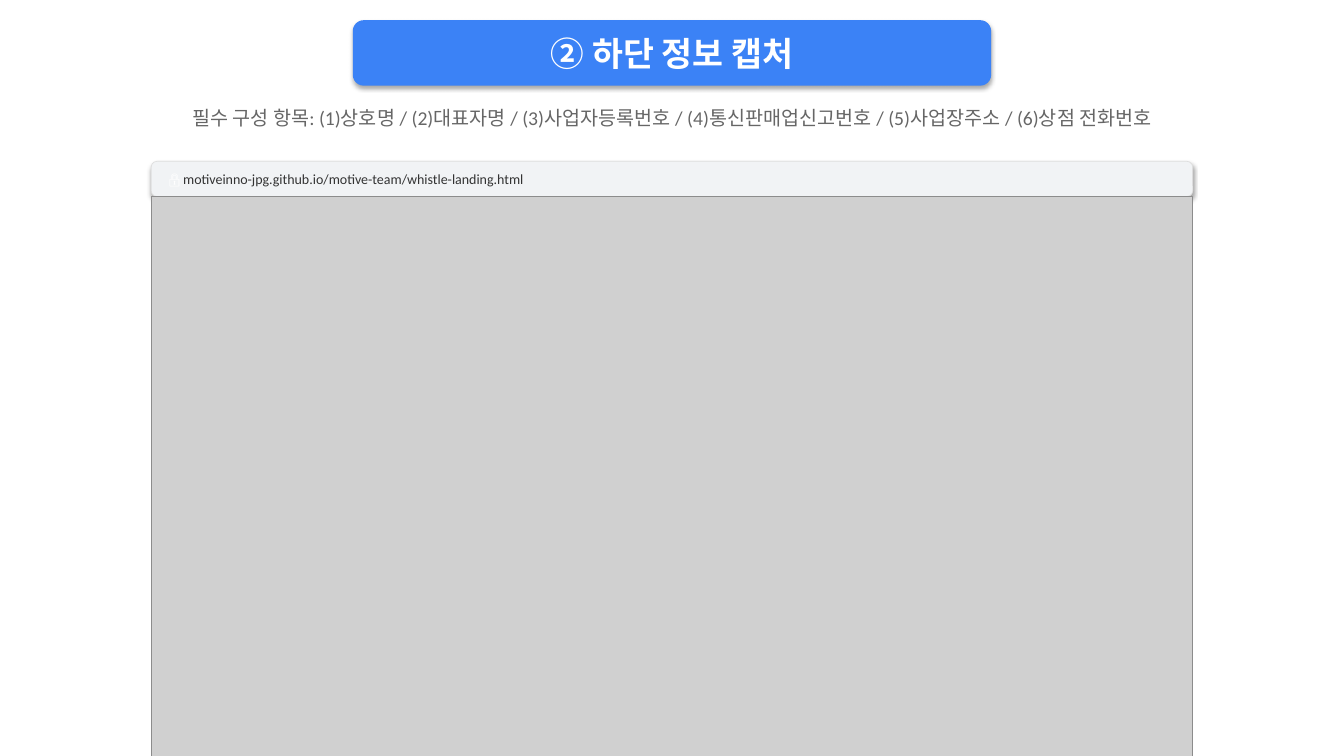
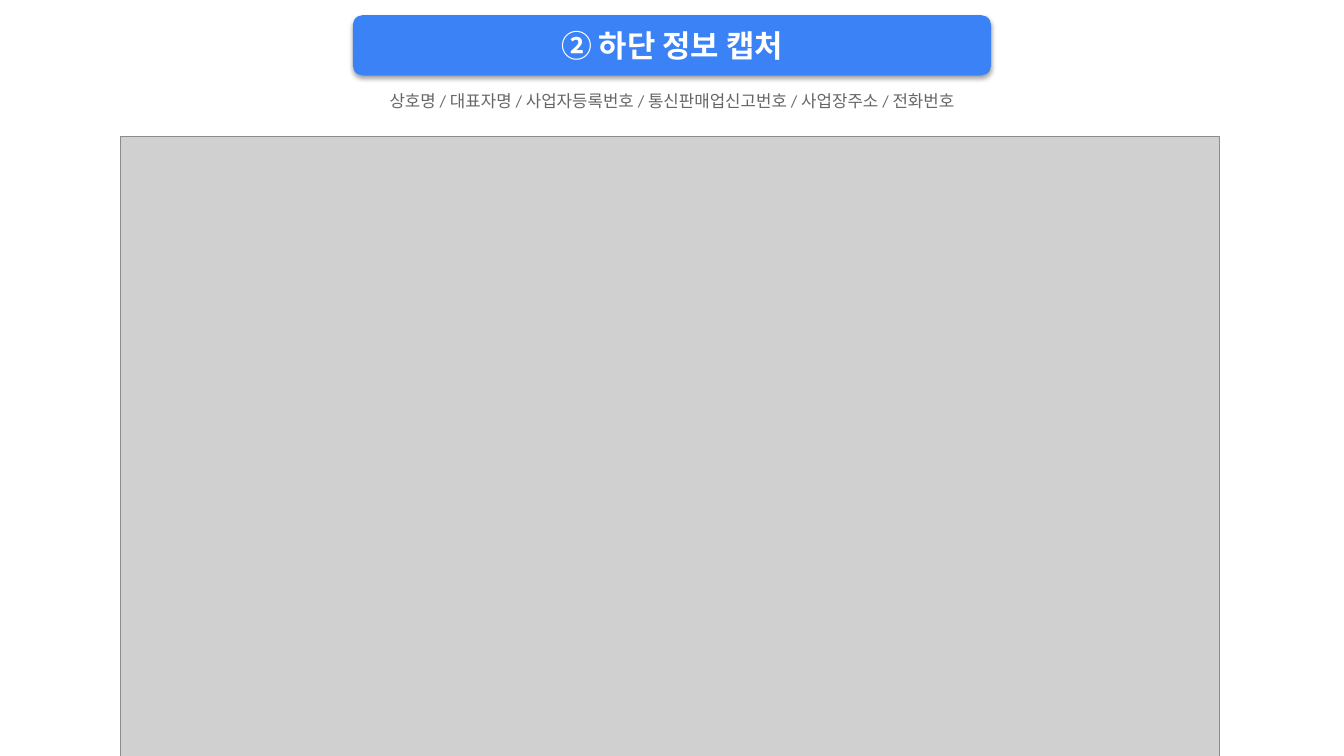
Before and after one commit to motiveinno-jpg/motive-team, a slide deck: slide 2 of whistle-ai-payment-path.pptx. Drawn at 1344x756 pixels with LibreOffice and Linux fonts; fonts in the diff are those of the drawing; grey boxes stand for pictures. Boxes give left, top, right and bottom in pixels: in the first picture for what was removed or moved away, otherwise in the second. Text is boxed around its words. In the diff, an @@ line names an element or a change of style, - is before the commit and + after.

```diff
--- a/whistle-ai-payment-path.pptx
+++ b/whistle-ai-payment-path.pptx
@@ rounded rectangle "② 하단 정보 캡처": place and size @@
-rounded rectangle "② 하단 정보 캡처" at box(353, 20, 991, 86)
+rounded rectangle "② 하단 정보 캡처" at box(353, 15, 991, 76)
@@ rounded rectangle "② 하단 정보 캡처" at box(353, 15, 991, 76): size 24 to 22 pt @@
@@ text at box(390, 93, 955, 109): text changed; size 14 to 12 pt @@
-필수 구성 항목: (1)상호명 / (2)대표자명 / (3)사업자등록번호 / (4)통신판매업신고번호 / (5)사업장주소 / (6)상점 전화번호
+상호명 / 대표자명 / 사업자등록번호 / 통신판매업신고번호 / 사업장주소 / 전화번호
@@ picture: place and size @@
-picture at box(151, 197, 1193, 756)
+picture at box(121, 136, 1220, 756)
@@ rounded rectangle removed at box(151, 161, 1193, 197) @@
-🔒 motiveinno-jpg.github.io/motive-team/whistle-landing.html
```
Also in this commit, not shown: 8 other slides changed.
